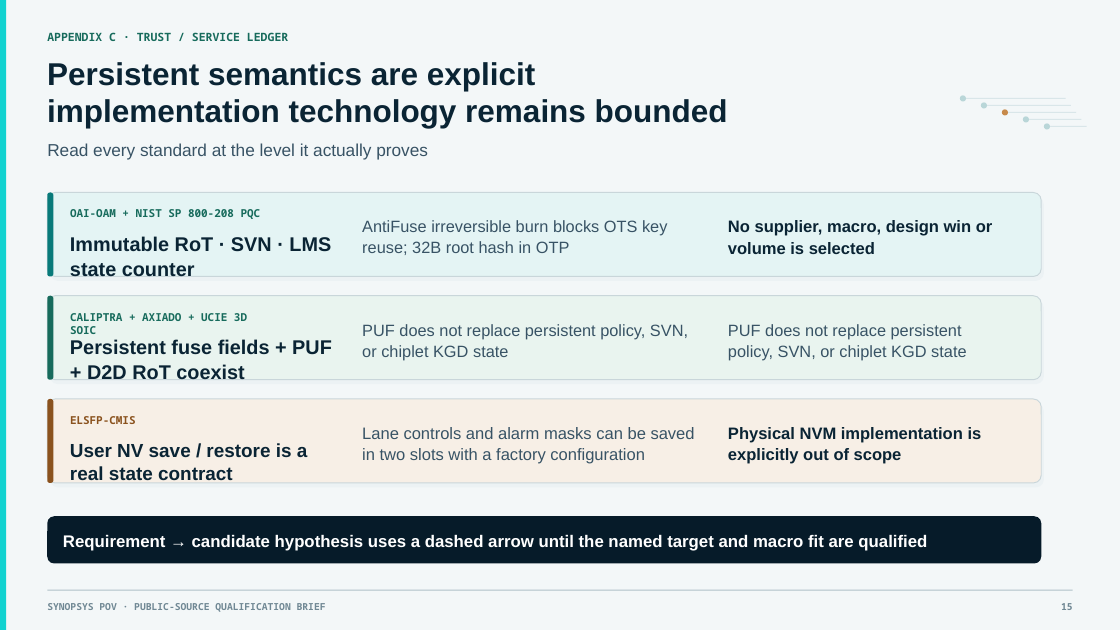
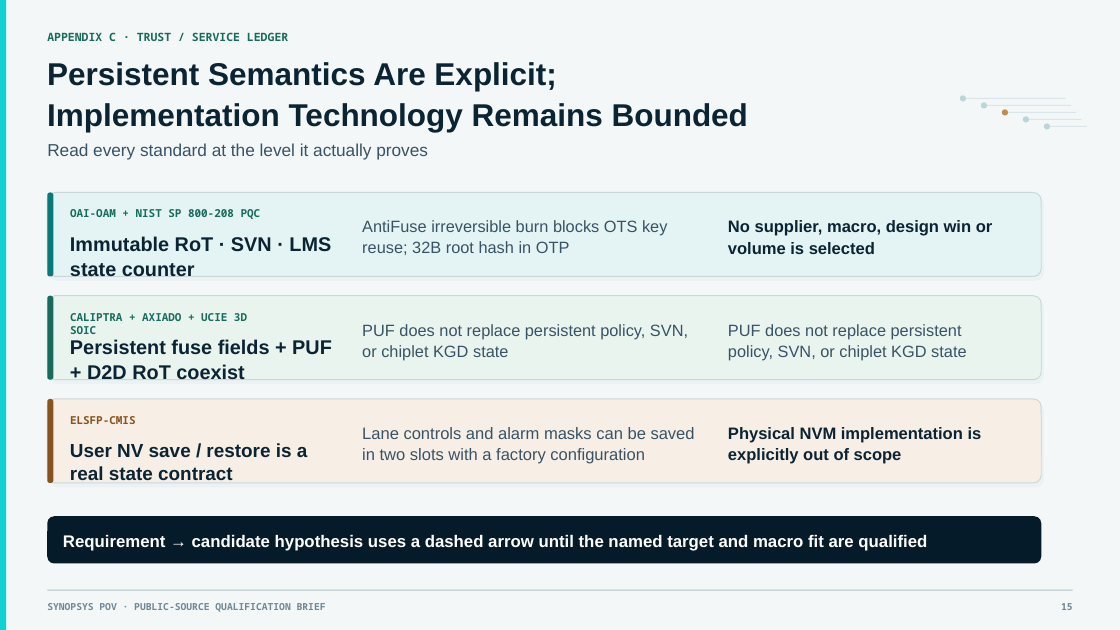
Before and after one commit to SamHuang68/nvm-knowledge-hub, a slide deck: slide 15 of briefing/NVM_AI_OCP_NVM_Opportunities_Executive_v18_Comprehensive_Update_EN.pptx. Drawn at 1120x630 pixels with LibreOffice and Linux fonts; fonts in the diff are those of the drawing. Boxes give left, top, right and bottom in pixels: in the first picture for what was removed or moved away, otherwise in the second. Text is boxed around its words. In the diff, an @@ line names an element or a change of style, - is before the commit and + after.

```diff
--- a/briefing/NVM_AI_OCP_NVM_Opportunities_Executive_v18_Comprehensive_Update_EN.pptx
+++ b/briefing/NVM_AI_OCP_NVM_Opportunities_Executive_v18_Comprehensive_Update_EN.pptx
@@ text at (47,62,748,132): text changed @@
-Persistent semantics are explicit
-implementation technology remains bounded
+Persistent Semantics Are Explicit;
+Implementation Technology Remains Bounded
```
Also in this commit, not shown: 15 other slides changed, 1 other file.
